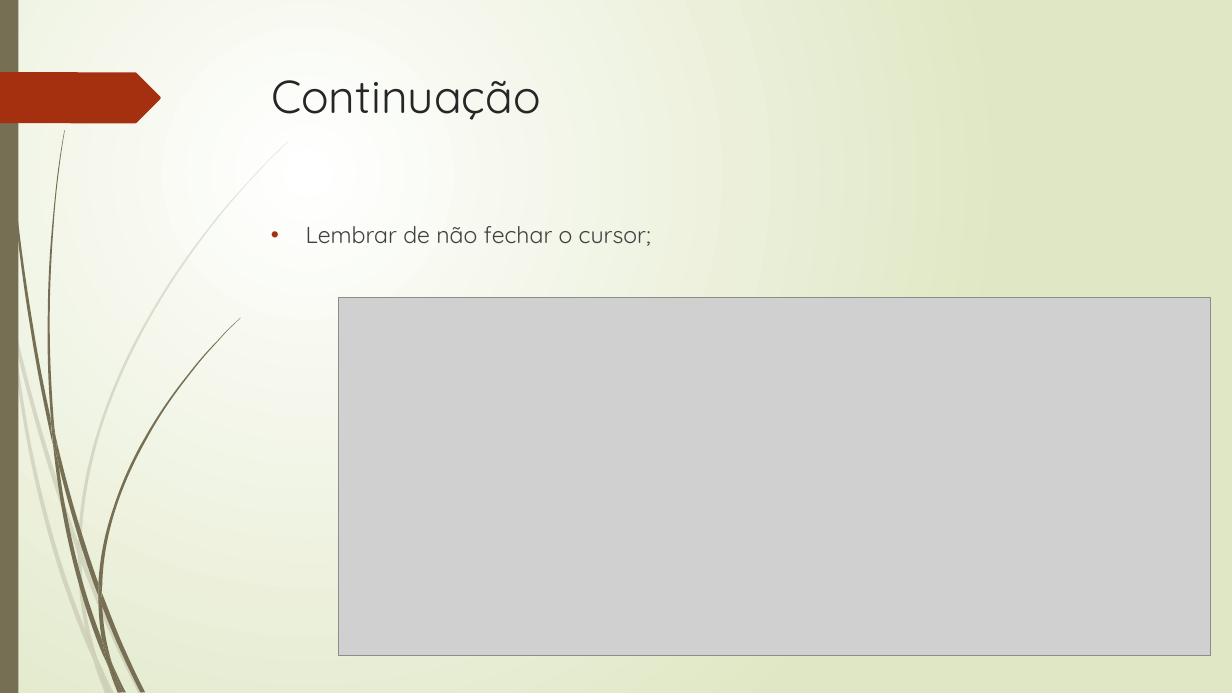
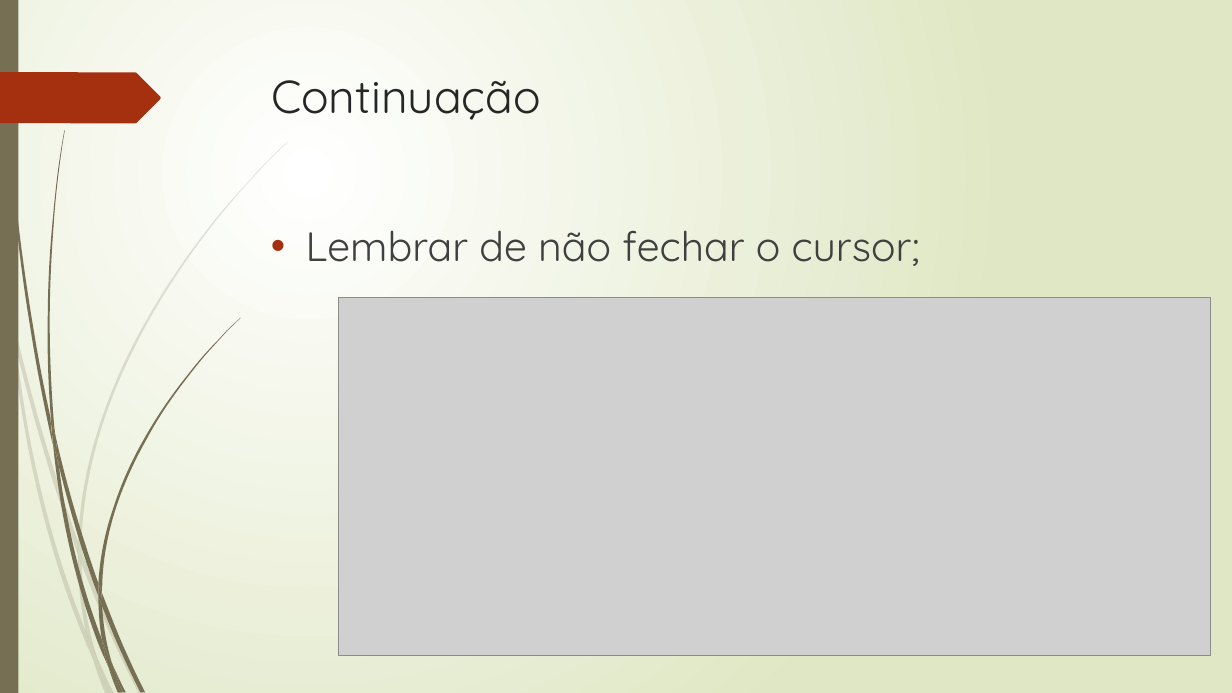
Before and after one commit to rpatricio-souza/Programacao_Avancada_de_Banco_de_Dados, a slide deck: slide 15 of Aula_05_Cursores.pptx (slide 19 before the commit). Drawn at 1232x693 pixels with LibreOffice and Linux fonts; fonts in the diff are those of the drawing; grey boxes stand for pictures. Boxes give left, top, right and bottom in pixels: in the first picture for what was removed or moved away, otherwise in the second. Text is boxed around its words. In the diff, an @@ line names an element or a change of style, - is before the commit and + after.

```diff
--- a/Aula_05_Cursores.pptx
+++ b/Aula_05_Cursores.pptx
@@ text "Lembrar de não fechar o ..." at (306,230,920,266): size 18 to 32 pt @@
```
Also in this commit, not shown: 13 other slides changed, 2 slides added, 10 slides removed, 3 other files.
